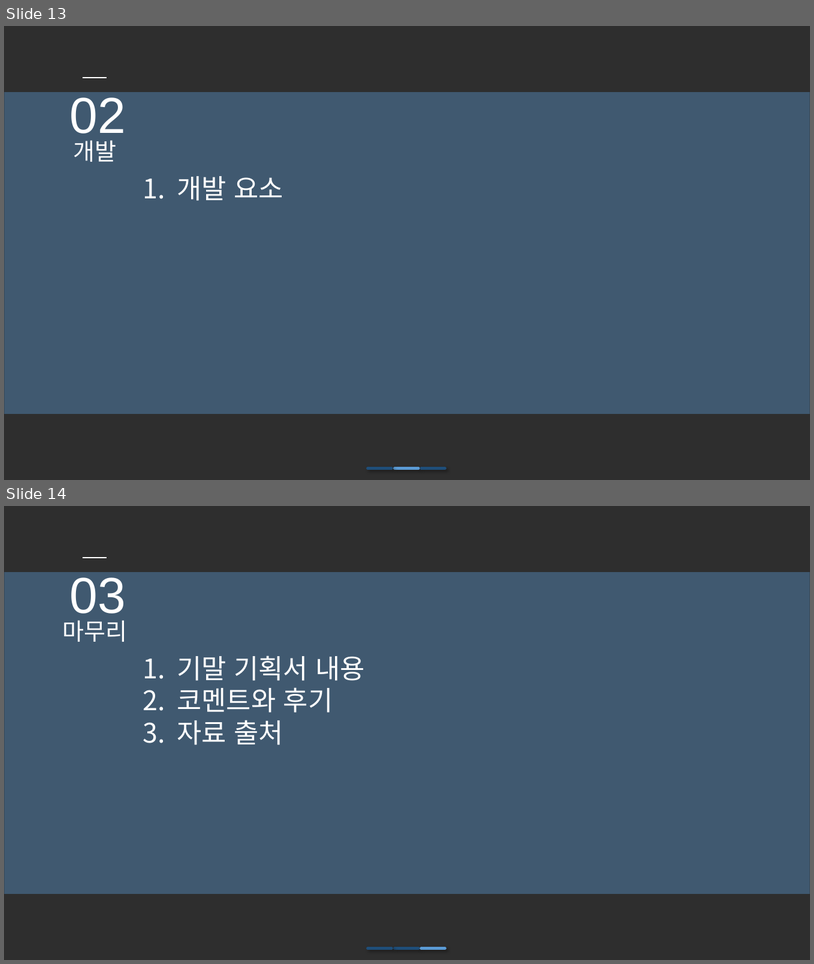
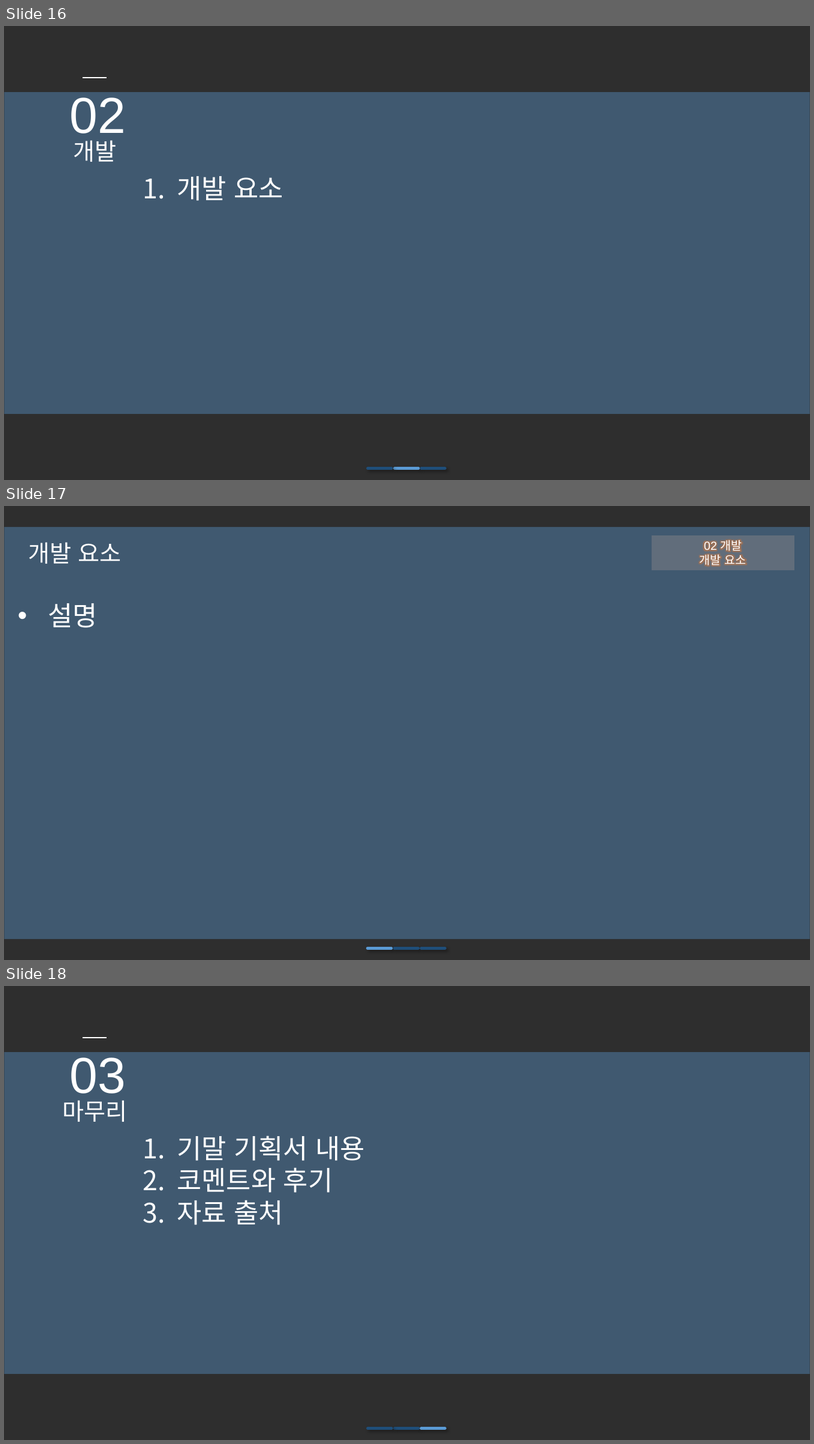
Before and after one commit to iconstudio/2017-Platformer, a slide deck: slides/Cosmos_20171105.pptx. Shown one above the other, each under a label of ours: slides 13 and 14 before the commit, slides 16, 17 and 18 after it. The pictures are 814x964 and 814x1444 pixels, drawn with LibreOffice and Linux fonts; fonts in the diff are those of the drawing; background and template pictures are left out; a plain dark background stands for a picture behind light text. Boxes give left, top, right and bottom in pixels: in the first picture for what was removed or moved away, otherwise in the second. Text is boxed around its words. In the diff, an @@ line names an element or a change of style, - is before the commit and + after.

```diff
--- a/slides/Cosmos_20171105.pptx
+++ b/slides/Cosmos_20171105.pptx
@@ slide 17 added at (4, 506, 810, 960), background picture (left out); not listed: 1 template element that a slide beside it also shows @@
@@ rectangle added at (4, 527, 810, 939), fill #5B9BD5 at 40% opacity @@
@@ rectangle added at (652, 535, 795, 570), fill #F8CBAD at 18% opacity, 14 pt, text #FFFFFF @@
+02 개발
+개발 요소
@@ text added at (28, 542, 121, 564), 28 pt, text #FFFFFF @@
+개발 요소
@@ text added at (48, 603, 97, 628), 32 pt, text #FFFFFF @@
+• 설명
@@ line added from (368, 948) to (392, 948), #5B9BD5 3.5 pt @@
@@ line added from (395, 948) to (419, 948), #1F4E79 3.5 pt @@
@@ line added from (422, 948) to (446, 948), #1F4E79 3.5 pt @@
@@ what was slide 13 is now slide 16 @@
@@ what was slide 14 is now slide 18 @@
```
Also in this commit, not shown: 5 slides changed, 3 other slides added.
